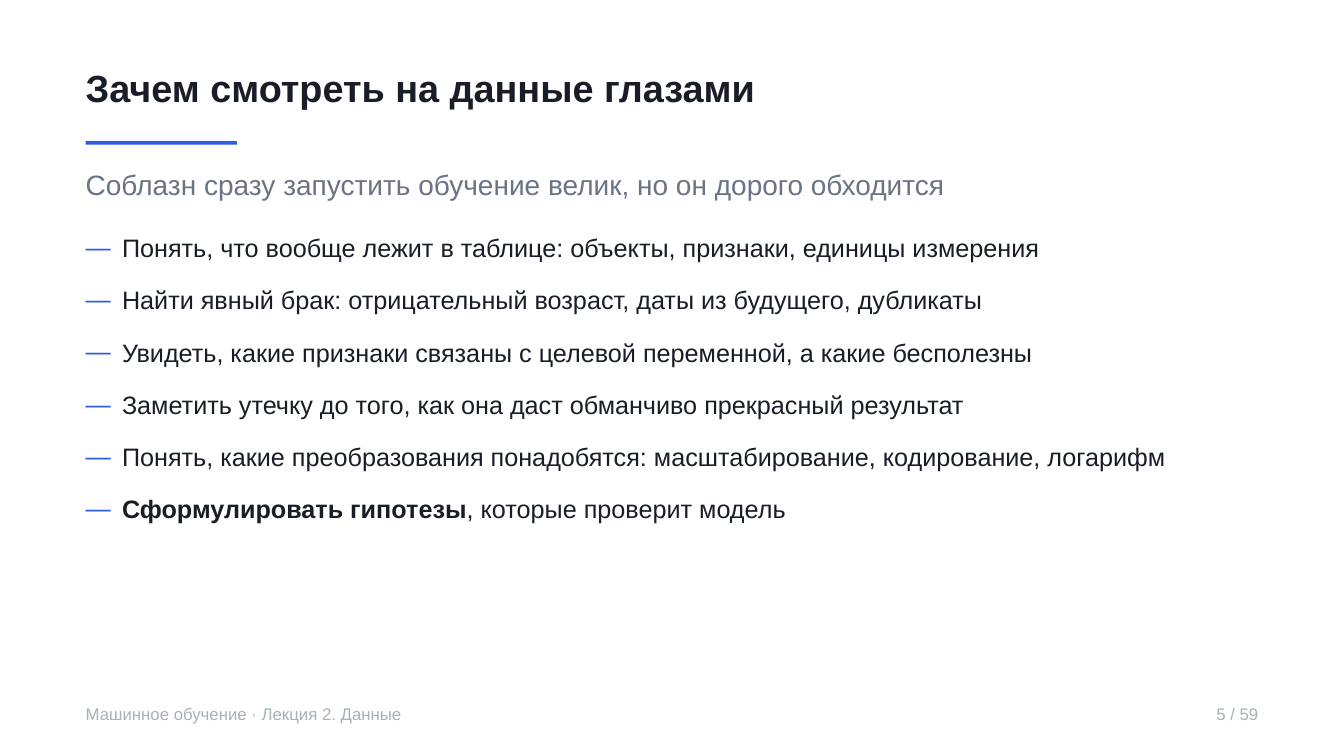
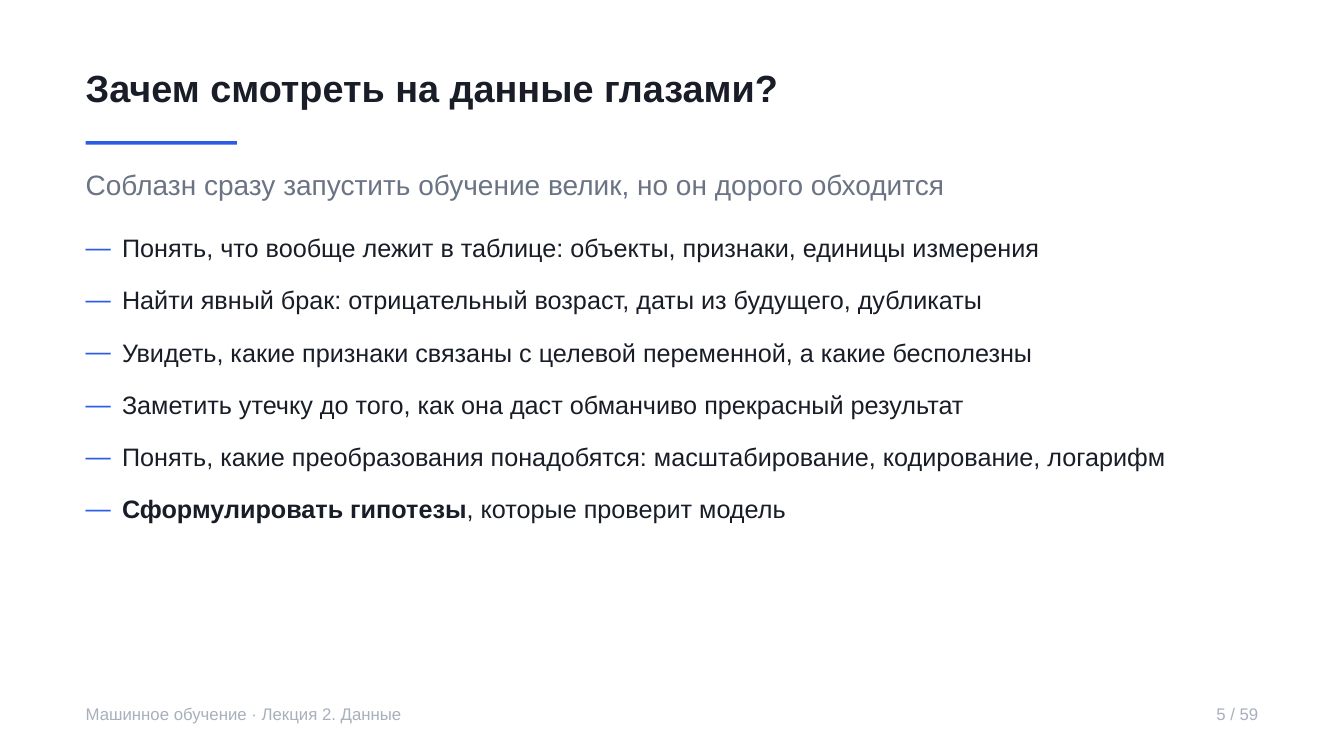
Before and after one commit to rustam-azimov/ml-course-spbu, a slide deck: slide 5 of lectures/lecture02.pptx. Drawn at 1344x756 pixels with LibreOffice and Linux fonts; fonts in the diff are those of the drawing. Boxes give left, top, right and bottom in pixels: in the first picture for what was removed or moved away, otherwise in the second. Text is boxed around its words. In the diff, an @@ line names an element or a change of style, - is before the commit and + after.

```diff
--- a/lectures/lecture02.pptx
+++ b/lectures/lecture02.pptx
@@ text at (86, 75, 778, 109): text changed @@
-Зачем смотреть на данные глазами
+Зачем смотреть на данные глазами?
```
Also in this commit, not shown: 9 other slides changed, 2 other files.
